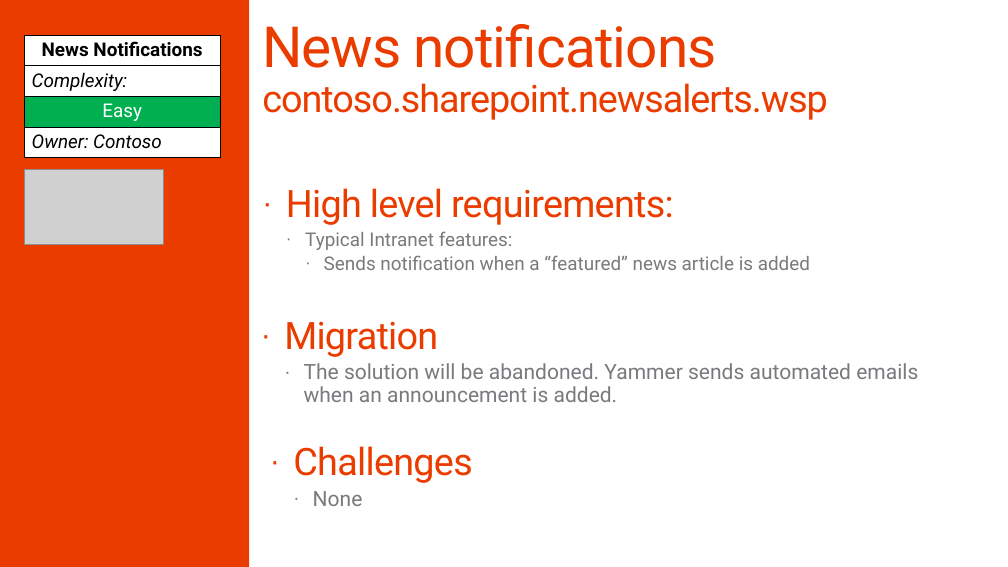
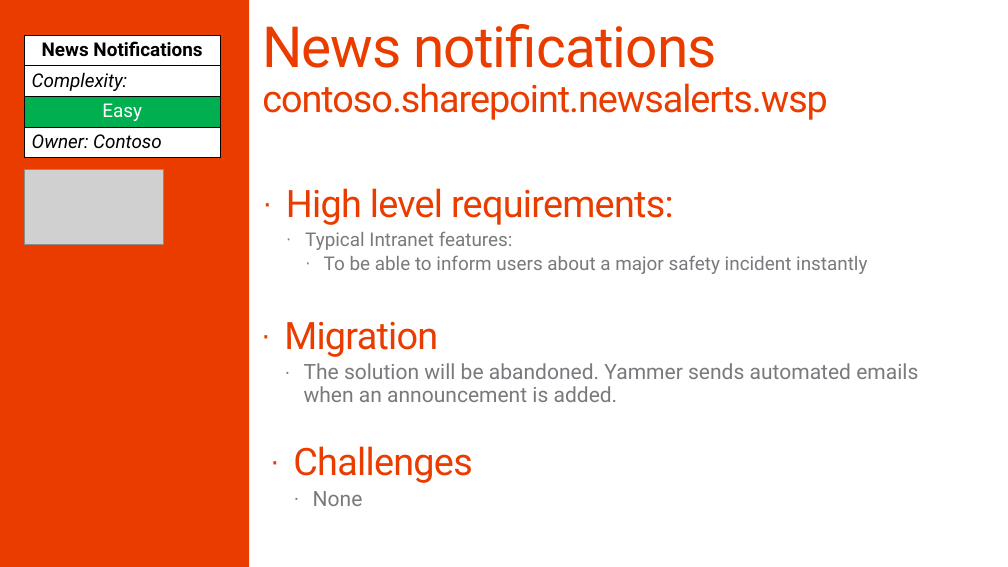
Before and after one commit to SharePoint/PnP-Guidance, a slide deck: slide 17 of PnP Transformation Process/Samples/PnP Transformation - Solution Design Report - Contoso.pptx (slide 16 before the commit). Drawn at 1008x567 pixels with LibreOffice and Linux fonts; fonts in the diff are those of the drawing; grey boxes stand for pictures; background and template pictures are left out. Boxes give left, top, right and bottom in pixels: in the first picture for what was removed or moved away, otherwise in the second. Text is boxed around its words. In the diff, an @@ line names an element or a change of style, - is before the commit and + after.

```diff
--- a/PnP Transformation Process/Samples/PnP Transformation - Solution Design Report - Contoso.pptx
+++ b/PnP Transformation Process/Samples/PnP Transformation - Solution Design Report - Contoso.pptx
@@ text at [324,255,867,274]: text changed @@
-    · Sends notification when a “featured” news article is added
+    · To be able to inform users about a major safety incident instantly
```
Also in this commit, not shown: 3 other slides changed, 1 slide added, 3 other files.
